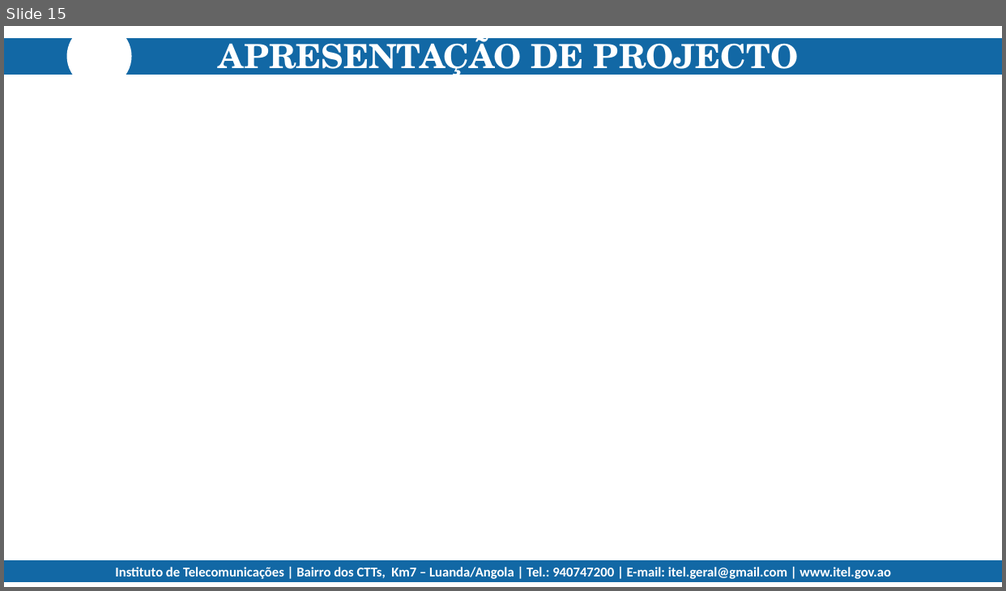
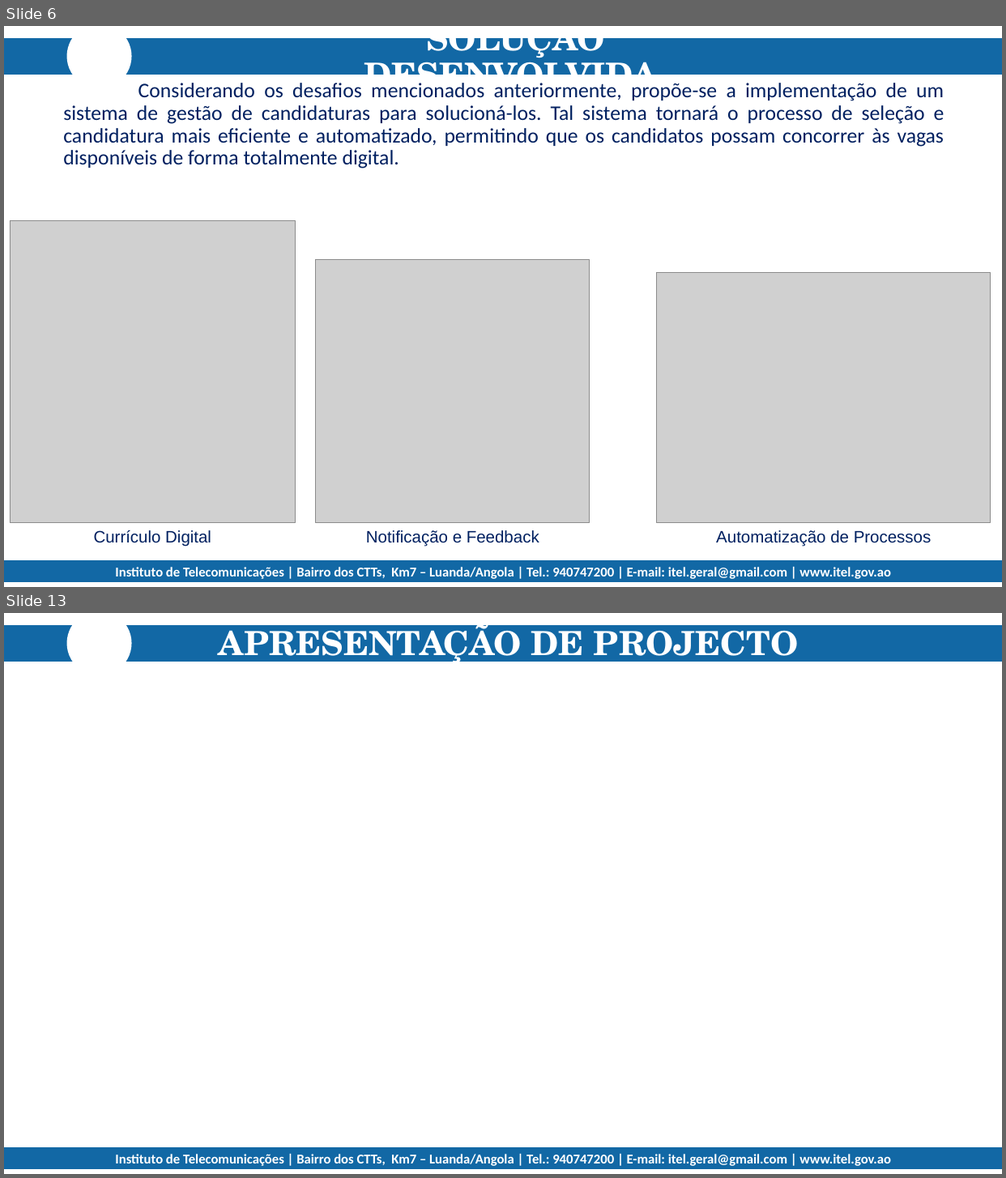
Before and after one commit to mariocosta2021/Jobs-PAP-2023-, a slide deck: _documentos/APRESENTAÇÃO DO PROJECTO.pptx. Shown one above the other, each under a label of ours: slide 15 before the commit, slides 6 and 13 after it; the slides between them are not shown. The pictures are 1006x591 and 1006x1178 pixels, drawn with LibreOffice and Linux fonts; fonts in the diff are those of the drawing; grey boxes stand for pictures; background and template pictures are left out. Boxes give left, top, right and bottom in pixels: in the first picture for what was removed or moved away, otherwise in the second. Text is boxed around its words. In the diff, an @@ line names an element or a change of style, - is before the commit and + after.

```diff
--- a/_documentos/APRESENTAÇÃO DO PROJECTO.pptx
+++ b/_documentos/APRESENTAÇÃO DO PROJECTO.pptx
@@ slide 6 added at [4, 26, 1002, 587], background #FFFFFF; not listed: 4 template elements that a slide beside it also shows @@
@@ subtitle added at [364, 26, 657, 97], 32 pt, text #FFFFFF, bold @@
+SOLUÇÃO DESENVOLVIDA
@@ text added at [63, 83, 944, 169], 20 pt, text #002060 @@
+Considerando os desafios mencionados anteriormente, propõe-se a implementação de um sistema de gestão de candidaturas para solucioná-los. Tal sistema tornará o processo de seleção e candidatura mais eficiente e automatizado, permitindo que os candidatos possam concorrer às vagas disponíveis de forma totalmente digital.
@@ picture added at [10, 220, 296, 523] @@
@@ picture added at [316, 259, 590, 523] @@
@@ picture added at [657, 273, 991, 523] @@
@@ text added at [94, 531, 211, 547], 16 pt, text #002060 @@
+Currículo Digital
@@ text added at [366, 531, 539, 547], 16 pt, text #002060 @@
+Notificação e Feedback
@@ text added at [716, 531, 931, 547], 16 pt, text #002060 @@
+Automatização de Processos
@@ what was slide 15 is now slide 13 @@
```
Also in this commit, not shown: 6 slides changed, 5 other slides added, 8 slides removed, 30 other files.
